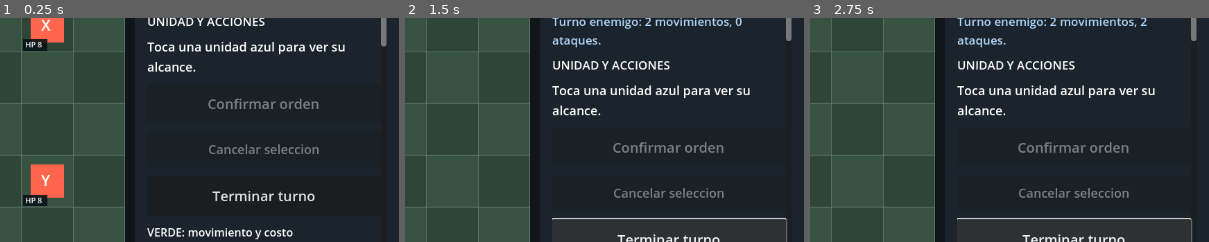
Above: before the commit, frames 1-3 (left to right).
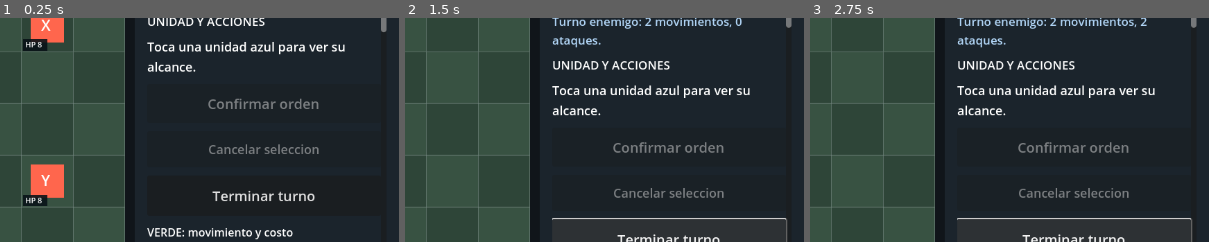
Above: after the commit, the same moments.

Repository: edwinrodri12/Tarvoka
Game: Godot game, scene res://scenes/Main.tscn
Same seed, same stepped clock (60 frames per second), same inputs: the game is played once before the commit and once after it.
Inputs (mouse positions are % of the whole screen's width and height, from its top left):
- Up to frame 1 (0.25 s): no input
- Up to frame 2 (1.5 s): tap Enter at 0.5 s; drag from (33, 50) to (60, 28) at 0.52 s; click "Terminar turno" at 1.25 s
- Up to frame 3 (2.75 s): click "Terminar turno" at 2 s
The pictures show only the part of the screen within x 50-100%, y 31-81%; the shares and areas given below are measured in that part.

The runs differ from the first frame. In frame 1, 0.1% of the frame differs, in the area x 95-97%, y 5-13%; in frame 2, less than 0.1%; in frame 3, less than 0.1%.

Commit message:
feat(opening): choose red or blue initiative for skirmishes and local rematches (#131)
* feat(opening): allow red to start and play exactly one legal computer opening before autosave

* feat(ui): expose optional blue/red starting player with clear rematch fairness explanation

* test(ui): verify chosen red opener auto-plays one AI phase, hotseat manual and save restoration

* ci(ui): gate configurable red opening with legal auto-turn and save support

* docs(balance): log discarded deferred-scoring hypothesis and explicit alternating-start QA

Diff:
--- a/scripts/ui/Main.gd
+++ b/scripts/ui/Main.gd
@@ -20,6 +20,7 @@
 var confirm_button: Button
 var new_game_dialog: ConfirmationDialog
 var scenario_picker: OptionButton
+var first_picker: OptionButton
 var balance_picker: OptionButton
 var roster_picker: OptionButton
 var fog_picker: OptionButton
@@ -278,6 +279,23 @@
         scenario_picker.add_item(Scenarios.label(id), id)
     scenario_picker.select(board.current_scenario_id)
     panel.add_child(scenario_picker)
+
+    var first_heading := Label.new()
+    first_heading.text = "QUIEN COMIENZA LA PARTIDA"
+    first_heading.add_theme_font_size_override("font_size", 16)
+    panel.add_child(first_heading)
+    first_picker = OptionButton.new()
+    first_picker.custom_minimum_size.y = 54
+    first_picker.add_theme_font_size_override("font_size", 16)
+    first_picker.add_item("Azul (jugador) primero", 0)
+    first_picker.add_item("Rojo (IA / jugador 2) primero", 1)
+    first_picker.select(0)
+    panel.add_child(first_picker)
+    var first_help := Label.new()
+    first_help.text = "Para comprobar la justicia de un duelo, intercambia quien inicia al repetir la batalla. Las reglas y el presupuesto siguen siendo iguales."
+    first_help.autowrap_mode = TextServer.AUTOWRAP_WORD_SMART
+    first_help.add_theme_font_size_override("font_size", 14)
+    panel.add_child(first_help)
 
     var balance_heading := Label.new()
     balance_heading.text = "FUERZA INICIAL DEL ENEMIGO"
@@ -527,6 +545,8 @@
         fog_picker.select(1 if board.state.get("fog_enabled", false) else 0)
         relay_picker.select(1 if board.state.has("control") else 0)
         economy_picker.select(1 if board.state.has("economy") else 0)
+        if board.state.has("control") and board.state["control"].has("first_faction"):
+            first_picker.select(int(board.state["control"]["first_faction"]))
 
 func _new_game() -> void:
     var mode_name := "Simetrico" if balance_picker.get_selected_id() == 1 else "Entrenamiento"
@@ -539,7 +559,8 @@
         board.message = "La economia necesita formacion experimental. Seleccionala primero."
         return
     var urban_name := "ciudades/talleres" if economy_picker.get_selected_id() == 1 else "sin economia"
-    new_game_dialog.dialog_text = "Iniciar %s en modo %s con %s, %s, %s y objetivo %s? Se reemplaza el autoguardado. La partida manual se conserva." % [Scenarios.label(scenario_picker.get_selected_id()), mode_name, roster_name, fog_name, urban_name, objective_name]
+    var starter_name := "Azul" if first_picker.get_selected_id() == 0 else "Rojo"
+    new_game_dialog.dialog_text = "Iniciar %s en modo %s con %s, %s, %s y objetivo %s? Comienza %s. Se reemplaza el autoguardado. La partida manual se conserva." % [Scenarios.label(scenario_picker.get_selected_id()), mode_name, roster_name, fog_name, urban_name, objective_name, starter_name]
     # Avoid opening a native modal in the headless test runner.
     if DisplayServer.get_name() != "headless":
         new_game_dialog.popup_centered()
@@ -550,7 +571,7 @@
     if economy_picker.get_selected_id() == 1 and roster_picker.get_selected_id() == 0:
         board.message = "La economia requiere formacion experimental."
         return
-    board.new_game(scenario_picker.get_selected_id(), balanc …(178 unchanged characters)…  1, roster_picker.get_selected_id() == 2)
+    board.new_game(scenario_picker.get_selected_id(), balanc …(178 unchanged characters)…  1, roster_picker.get_selected_id() == 2, first_picker.get_selected_id())
 
 func _cancel_selection() -> void:
     board.cancel_selection()
--- a/scripts/ui/TouchBoard.gd
+++ b/scripts/ui/TouchBoard.gd
@@ -43,7 +43,7 @@
     mouse_filter = Control.MOUSE_FILTER_STOP
     new_game()
 
-func new_game(scenario_id: int = 0, symmetric: bool = false, fog_mode: bool = false, relay_mode: bool = false, specialized: bool = false, economy_mode: bool = false, modern: bool = false) -> void:
+func new_game(scenario_id: int = 0, symmetric: bool = false, fog_mode: bool = false, relay_mode: bool = false, specialized: bool = false, economy_mode: bool = false, modern: bool = false, first_faction: int = 0) -> void:
     symmetric_setup = symmetric
     specialized_roster = specialized or modern
     modern_roster = modern
@@ -65,7 +65,8 @@
         # Classic recon scouts are mirrored: mobility 4, sight 5.
         units.append({"id":"S","faction":0,"hp":6,"pos":Vector2i(1,3),"move_points":4,"attack":2,"defense":0,"cover":0,"vision":5,"acted":false})
         units.append({"id":"Z","faction":1,"hp":6,"pos":Vector2i(8,3),"move_points":4,"attack":2,"defense":0,"cover":0,"vision":5,"acted":false})
-    state = Session.start(units, terrain, 0, fog_mode, relay_mode, economy_mode, modern_roster)
+    var opener: int = first_faction if first_faction in [0,1] else 0
+    state = Session.start(units, terrain, opener, fog_mode, relay_mode, economy_mode, modern_roster)
     selected_factory_pos = Vector2i(-1,-1)
     selected_id = ""
     pending_order.clear()
@@ -73,6 +74,11 @@
     last_enemy_turn_report = ""
     last_economy_report = ""
     combat_effects.clear()
+    # When the user selects Red to open a single-player battle, complete
+    # precisely one real AI turn BEFORE saving the starting human state.
+    # Local two-player games leave Red's opening completely manual.
+    if ai_enabled and int(state.get("faction",-1)) == 1 and int(state.get("winner",-1)) == -1:
+        _play_ai_turn()
     _write_autosave(false)
     queue_redraw()
 
--- /dev/null
+++ b/tests/test_initiative_start_selector.gd
@@ -0,0 +1,79 @@
+extends SceneTree
+
+const Session = preload("res://scripts/core/BattleSession.gd")
+const Codec = preload("res://scripts/core/SaveCodec.gd")
+const Store = preload("res://scripts/core/SaveStore.gd")
+
+func _initialize() -> void:
+    call_deferred("_run")
+
+func _run() -> void:
+    var scene: PackedScene = load("res://scenes/Main.tscn")
+    var screen: Control = scene.instantiate()
+    root.add_child(screen)
+    var board = screen.board
+    var opener: OptionButton = screen.first_picker
+    assert(opener != null and opener.item_count == 2 and opener.get_selected_id() == 0)
+    assert(board.state["faction"] == 0)
+    var initial: Dictionary = board.state.duplicate(true)
+    screen.roster_picker.select(2)
+    screen.balance_picker.select(1)
+    screen.relay_picker.select(1)
+    screen.economy_picker.select(1)
+    screen.scenario_picker.select(3)
+    opener.select(1)
+    screen._new_game()
+    assert(board.state == initial)
+    assert(screen.new_game_dialog.dialog_text.contains("Comienza Rojo"))
+
+    # Starting as the AI must execute precisely one complete red turn,
+    # then return to the human. The player's original factory cash and
+    # units are preserved until their own turn begins.
+    board.ai_enabled = true
+    screen._confirm_new_game()
+    assert(board.state["faction"] == 0 and board.state["winner"] == -1)
+    assert(board.modern_roster and board.state.has("control"))
+    assert(board.state["control"]["first_faction"] == 1)
+    assert(board.state["control"]["turns"] == 1)
+    assert(board.state["economy"]["turn"] == 1)
+    assert(board.state["economy"]["credits"][0] == 2750)
+    assert(board.last_enemy_turn_report.begins_with("Turno enemigo:"))
+    assert(Codec.decode(Codec.encode(board.state)) == board.state)
+    var completed: Dictionary = board.state.duplicate(true)
+    screen._process(0.0)
+    assert(board.state == completed)
+
+    # Blue starts on a normal fresh game, with no artificial advance.
+    opener.select(0)
+    screen._confirm_new_game()
+    assert(board.state["faction"] == 0 and board.state["control"]["first_faction"] == 0)
+    assert(board.state["control"]["turns"] == 0)
+    assert(board.state["economy"]["turn"] == 0)
+    assert(board.last_enemy_turn_report.is_empty())
+
+    # In local hotseat mode, selecting Red must NOT secretly invoke the AI.
+    board.ai_enabled = false
+    opener.select(1)
+    screen._confirm_new_game()
+    assert(board.state["faction"] == 1 and board.state["control"]["first_faction"] == 1)
+    assert(board.state["control"]["turns"] == 0 and board.state["economy"]["turn"] == 0)
+    assert(board.last_enemy_turn_report.is_empty())
+    board.finish_turn()
+    assert(board.state["faction"] == 0 and board.state["control"]["turns"] == 1)
+    assert(Codec.decode(Codec.encode(board.state)) == board.state)
+
+    # The completed opening and initiative are inside the saved modern
+    # scoreboard, not inferred from the current faction after loading.
+    assert(board.save_game())
+    opener.select(0)
+    board.new_game(0,true,false,true,true,true,true)
+    assert(board.load_game())
+    screen._load_game()
+    assert(opener.get_selected_id() == 1)
+    assert(board.state["control"]["first_faction"] == 1)
+    for path in [Store.DEFAULT_PATH,board.autosave_path]:
+        for suffix in ["",".bak",".tmp"]:
+            DirAccess.remove_absolute(ProjectSettings.globalize_path(path+suffix))
+    screen.queue_free()
+    print("PASS initiative selector UI: explicit red start, one AI turn, manual hotseat, guarded confirmation and saved opener")
+    quit(0)
Not shown, changed: TESTS.md
